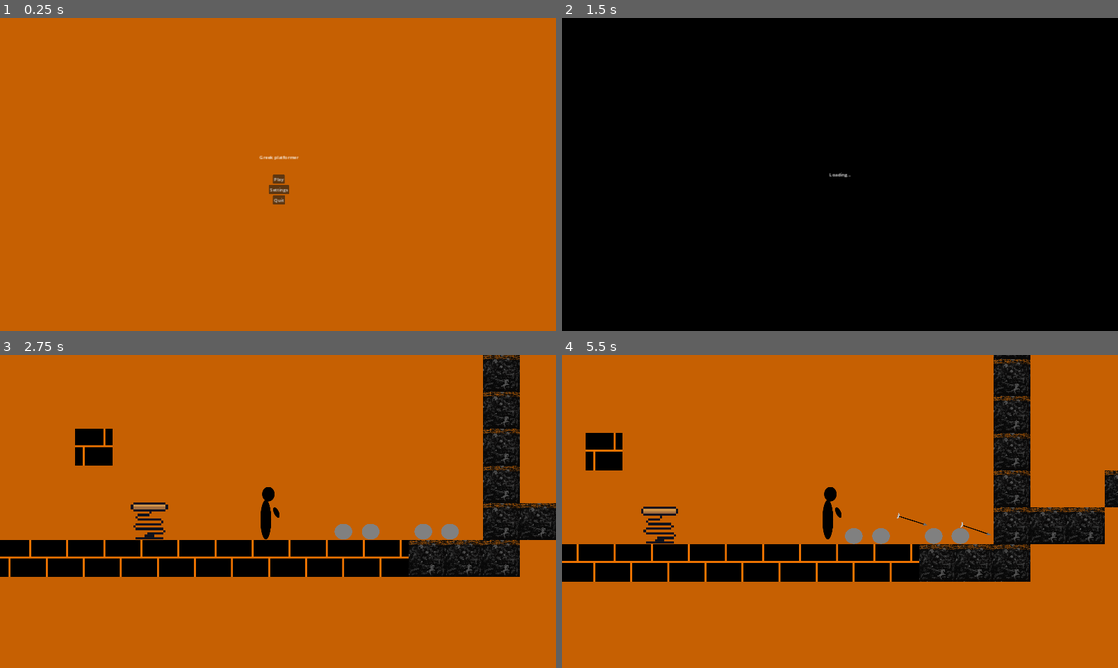
Above: before the commit, frames 1-4 (two rows, left to right).
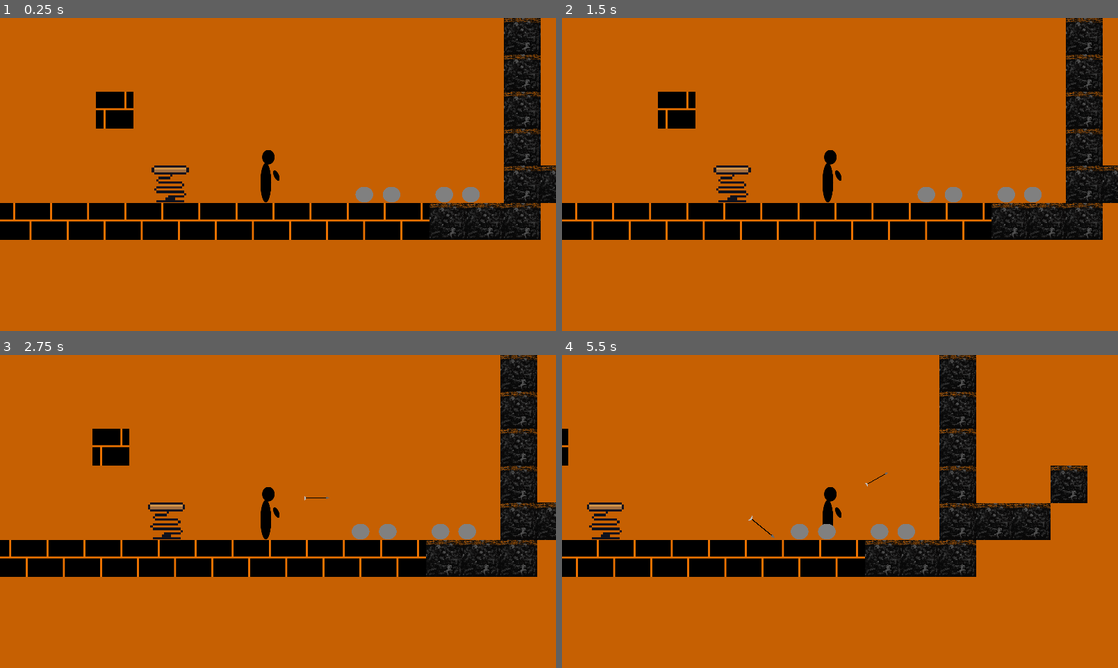
Above: after the commit, the same moments.

Repository: franmatijevic/GreekPlatformer
Game: Godot game, scene res://src/levels/test_level.tscn
Two runs of this game, one before a commit and one after it. Both use one fixed random seed, a clock stepped at 60 frames per second and the inputs below. Before the commit the project starts from res://src/ui/main_menu.tscn. The engine's default icon, where the game draws it, is replaced by a stand-in: a white triangle on a blue panel in a dark square.
Inputs (mouse positions are in pixels of both pictures, inside the frame that each line leads up to):
- Up to frame 1 (0.25 s): no input
- Up to frame 2 (1.5 s): click (840, 177) at 0.5 s, where only the run before the commit has a clickable "Play"; click (840, 177) at 1.25 s, where only the run before the commit has a clickable "New Game"
- Up to frame 3 (2.75 s): tap Enter at 2 s; hold D (right) from 2.03 s (still down); tap F (shoot) at 2.1 s; tap W (up) at 2.27 s
- Up to frame 4 (5.5 s): tap Q (drop_item) at 2.85 s; tap W (up) at 3.02, 4.52, 5.27 s; tap F (shoot) at 3.05, 3.8, 4.35, 5.1 s; release D (right) at 3.53 s; hold A (left) 3.53-4.28 s; tap Space (pickThrow) at 3.6 s; hold D (right) from 4.28 s (still down)

The runs differ from the first frame. In frame 1, 18% of the frame differs, in the area x 0-100%, y 0-71%; in frame 2, 87%, in the area x 0-100%, y 0-100%; in frame 3, 8.6%; in frame 4, 18%.

Commit message:
Bug fixes
- popravljen skok s opruge
- locked fps

Diff:
--- a/greekplatformer/project.godot
+++ b/greekplatformer/project.godot
@@ -11,8 +11,9 @@
 [application]
 
 config/name="GreekPlatformer"
-run/main_scene="res://src/ui/main_menu.tscn"
+run/main_scene="res://src/levels/test_level.tscn"
 config/features=PackedStringArray("4.3", "Forward Plus")
+run/max_fps=60
 config/icon="res://icon.svg"
 
 [autoload]
--- a/greekplatformer/src/environment/spring.gd
+++ b/greekplatformer/src/environment/spring.gd
@@ -1,10 +1,10 @@
 extends Area2D
 
-const max_force:float=800
+@export var max_force:float=800##Snaga opruge kojom te odgurne
 
 const charge:float=0.1
 
-func _on_body_entered(body: Node2D) -> void:
+func _on_body_entered(body: Node2D) -> void:#Ulazak tijela u collision opruge
 	if($Timer.time_left>0):
 		return
 
@@ -15,9 +15,10 @@
 		if(body.linear_velocity.y>=0):
 			$Timer.start(charge)
 
-func _on_timer_timeout() -> void:
+func _on_timer_timeout() -> void:#odbacivanje tijela iz opruge
 	for i in get_overlapping_bodies():
 		if(i is Character):
 			i.velocity.y = -max_force
+			i.jumped=false
 		elif(i is Throwable):
 			i.linear_velocity.y = -max_force
--- a/greekplatformer/src/player/character.gd
+++ b/greekplatformer/src/player/character.gd
@@ -9,6 +9,8 @@
 @export var SPEED:float=100
 @export var ACCELERATION:float=40
 @export var DEACCELERATION:float=70
+
+var jumped:bool=false
 
 var direction#only horizontal
 
--- a/greekplatformer/src/player/player.gd
+++ b/greekplatformer/src/player/player.gd
@@ -17,7 +17,6 @@
 
 var coyoteBuffer:float=0
 var jumpBuffer:float=0
-var jumped:bool=false
 
 var canPickUp:bool = true
 
--- a/greekplatformer/src/player/playerStates/shootingState.gd
+++ b/greekplatformer/src/player/playerStates/shootingState.gd
@@ -11,7 +11,7 @@
 var angle:float=highest_angle
 
 var clockwise:bool=true#direction of rotation
-var hold_shoot:bool=false
+var hold_shoot:bool=false#ako drzis shoot gumb
 
 var facing:bool=true
 
